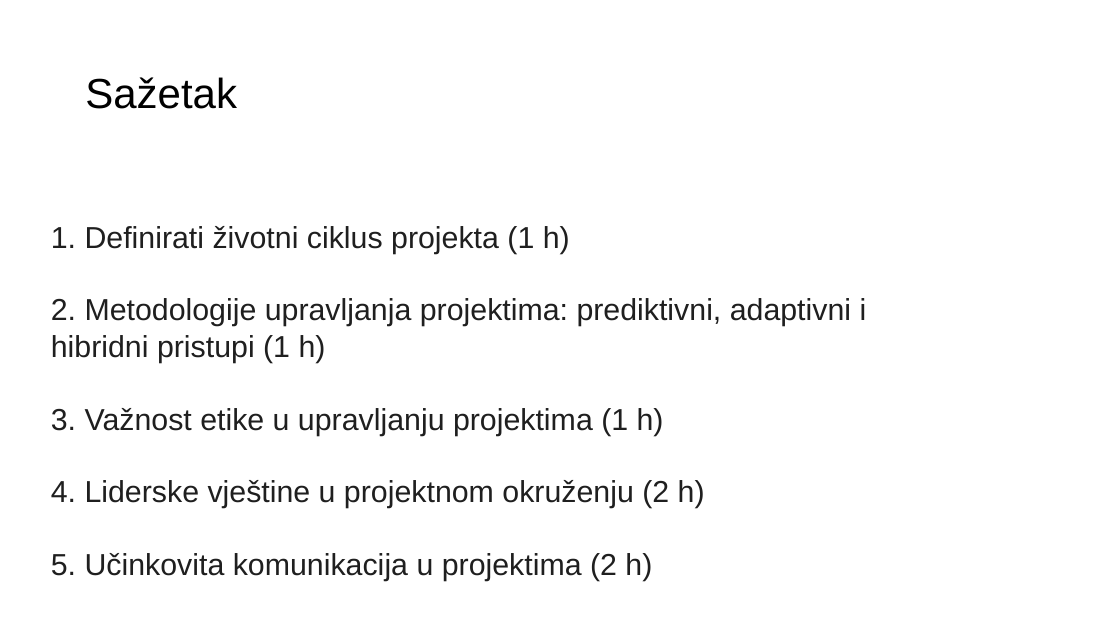
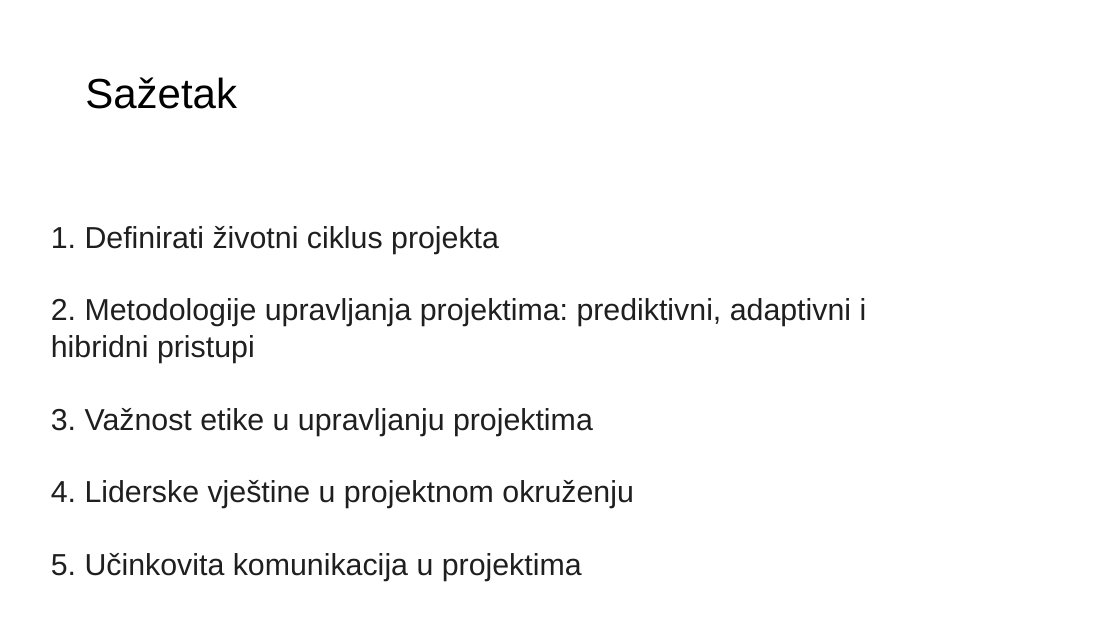
Before and after one commit to dinoDuvnjak/shift4it, a slide deck: slide 3 of 2-project-managment/M1_PROJECT MANAGEMENT FUNDAMENTALS_7 hours_HR.pptx. Drawn at 1120x630 pixels with LibreOffice and Linux fonts; fonts in the diff are those of the drawing; background and template pictures are left out. Boxes give left, top, right and bottom in pixels: in the first picture for what was removed or moved away, otherwise in the second. Text is boxed around its words. In the diff, an @@ line names an element or a change of style, - is before the commit and + after.

Commit message:
pm m1 fixes

```diff
--- a/2-project-managment/M1_PROJECT MANAGEMENT FUNDAMENTALS_7 hours_HR.pptx
+++ b/2-project-managment/M1_PROJECT MANAGEMENT FUNDAMENTALS_7 hours_HR.pptx
@@ text at [51,226,867,581]: text changed @@
-1. Definirati životni ciklus projekta (1 h)
-2. Metodologije upravljanja projektima: prediktivni, adaptivni i hibridni pristupi (1 h)
-3. Važnost etike u upravljanju projektima (1 h)
-4. Liderske vještine u projektnom okruženju (2 h)
-5. Učinkovita komunikacija u projektima (2 h)
+1. Definirati životni ciklus projekta
+2. Metodologije upravljanja projektima: prediktivni, adaptivni i hibridni pristupi
+3. Važnost etike u upravljanju projektima
+4. Liderske vještine u projektnom okruženju
+5. Učinkovita komunikacija u projektima
```
Also in this commit, not shown: 2 other slides changed.
